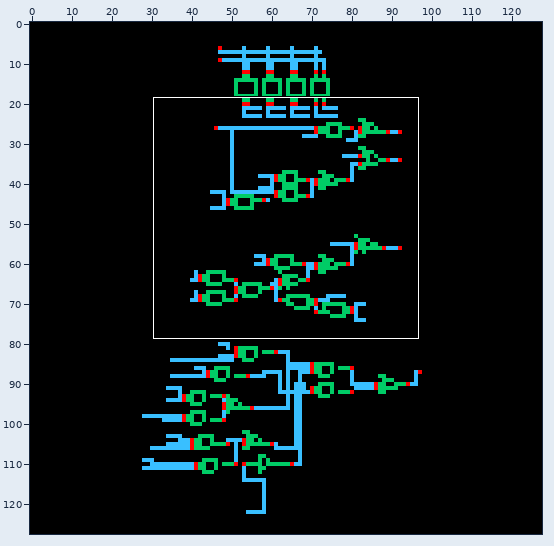
Sprite sheet, stored at cla_pgu_4bit/schematic/thumbnail_128x128.png. Above: a wide view before the commit, with the close-up outlined.
Close-up. As it was:
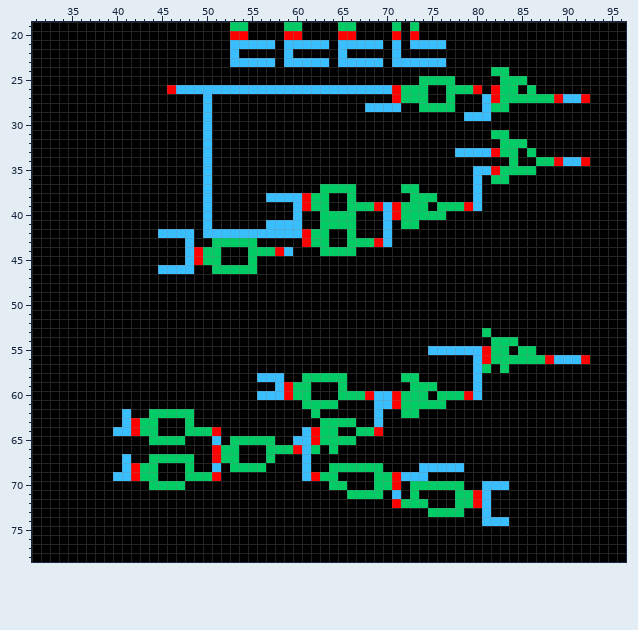
The file is 128x128 pixels. Shown: x 31..96, y 19..78.
After:
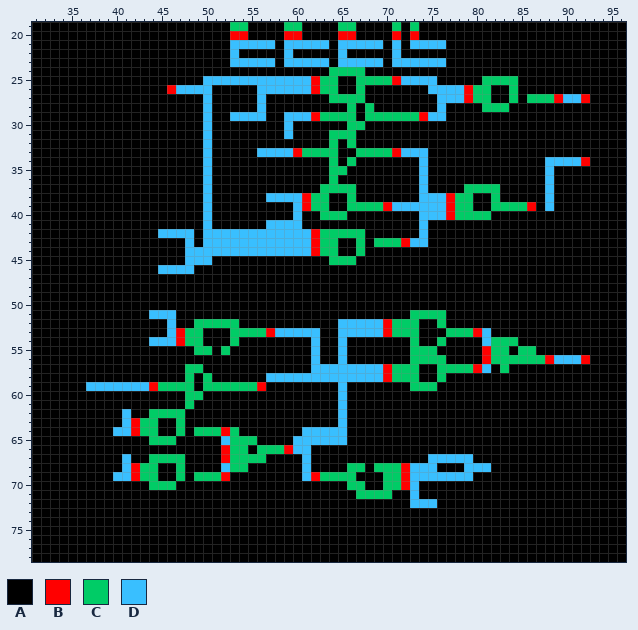
Palette (. is transparent): A #000000  B #ff0000  C #00cc66  D #39bfff
Edits made:
Changed rows in their new state; - is an unchanged pixel.
first column x 49:
24 ---------------CCCC--------------AA------
25 -DDDDDDDDDDDDBCC--CCCCBDDDDAA---CC--A----
26 --AAAAA------BCCAACAAAAAAADDDDBCCAA--A---
27 -------D-------CCCC---AAAA-DDDBCCAA-A----
28 -------D---------C-CAAA--AADA---C--------
29 ----DDDD--DDDBCCCC-CCCCCCBDD--AAA--------
30 ----------D------CC----------------------
31 ----------D----CCC---------------AA------
32 ---------------C-C----------------AAA----
33 -------DDDDBCCCC--CCCCBDDD---AAAAAAA-A---
34 ---------------C-C-------D---------A--ADD
35 ---------------CC--------D-----AAAAAAA-D-
36 ---------------C---------D-----A-AA----D-
37 -----------------------AAD----CCCC-----D-
38 ------------------------ADDDBCCA-C-----D-
39 --------------------CBDDDDDDB-CA-CCCCB-D-
40 -----------------A---AAAADDDBCCCC--------
41 --------------AAAA---A-AAD---------------
42 ------------DB-CC-C--A---D---------------
43 -DDDDDDDDDDDDB-C-A-ACCCBDD---------------
44 DDDDDDDDDD-DDB--AAC----------------------
45 DDA---A--------CCC-----------------------
46 --AAAAA----------------------------------
first column x 37:
51 -------DDD--------------------------CCCC-------
52 ---------D--CCCCC-----------DDDDDBCCC--C-------
53 ---------DBCC---CCCCBDDDDD--DDDDDBCCC---CCCBD--
54 -------DDDBCC---C--------D--D-------C--C----D--
55 ------------CC-C---------D--D-------CCCAAAAA---
56 -------------------------D--D-------CCCC---A---
57 -----------CC------------DDDDDDDDBCCC--CCCCBD--
58 -----------C-C-----A--DDDDDDDDDDDBC----C---A---
59 DDDDDDDBCCCC-CCCCCCB-AAAA---D--------------A---
60 -----------CC------AAAAAA---DAAAAAAAAA-AAAAA---
61 -----------C------------AAAAD---AAAAAAAA-------
62 -----------A-------------A--D---A--AA----------
63 ----------CA--------------AADA--A--------------
64 ----------CA--CBC--------DDDD-AAA--------------
65 ----------A---AD---AA----DDDDA-----------------
66 --------------AB-C-C--BD-A-A-------------------
67 -----------A--AB-CCCA-----------------DDDDD----
68 ----------CA--AD--AA-------AA--A-CCBD--AAADDD--
69 ----------CA--CB------------CC--A-CB--DDDDD----
70 ----------A----------------AACC-A-CBDAAAAA--AAA
71 -----------------------------A---CA-D----AAAA--
72 ----------------------------------AADDD--AAAA--
73 --------------------------------------AAAA--A--
74 --------------------------------------------AAA
Pixel boxes of the changes (left, top, right, bottom) in both close-ups:
changed: (86, 67, 563, 526)
